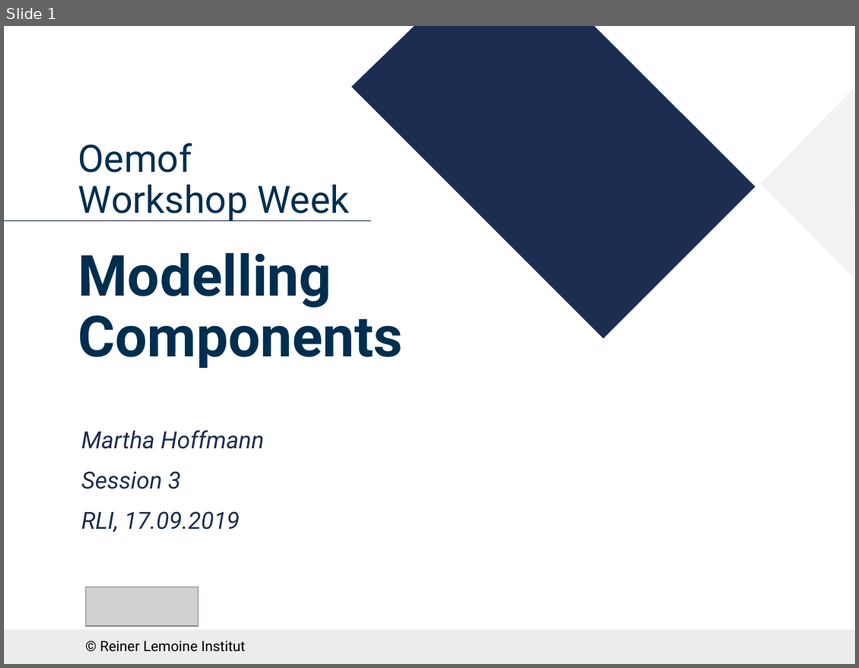
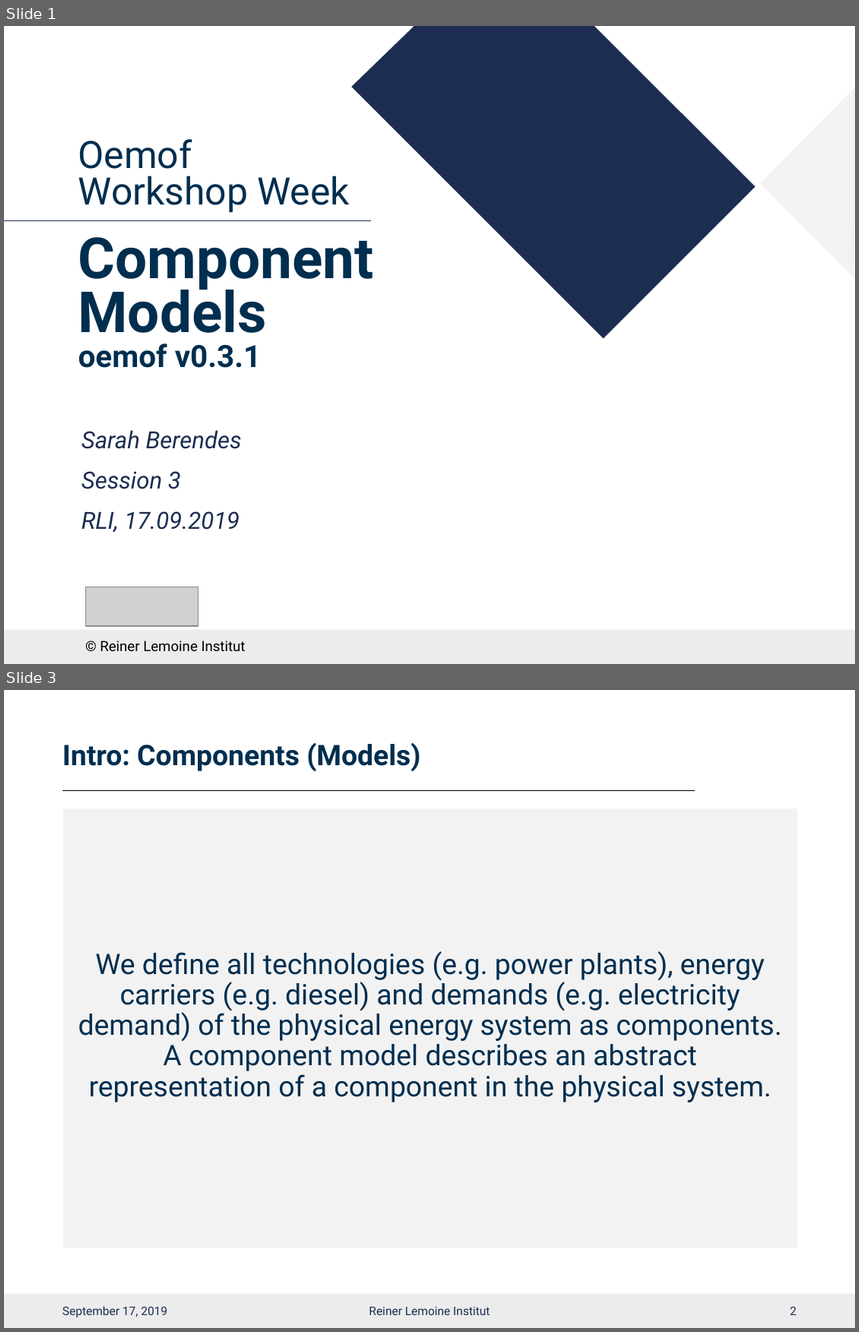
Before and after one commit to smartie2076/oemof_workshop, a slide deck: Oemof_Workshop_05_Components.pptx. Shown one above the other, each under a label of ours: slide 1 before the commit, slides 1 and 3 after it; the slides between them are not shown. The pictures are 859x668 and 859x1332 pixels, drawn with LibreOffice and Linux fonts; fonts in the diff are those of the drawing; grey boxes stand for pictures; background and template pictures are left out. Boxes give left, top, right and bottom in pixels: in the first picture for what was removed or moved away, otherwise in the second. Text is boxed around its words. In the diff, an @@ line names an element or a change of style, - is before the commit and + after.

Commit message:
model_components workshop material is uploaded

```diff
--- a/Oemof_Workshop_05_Components.pptx
+++ b/Oemof_Workshop_05_Components.pptx
@@ slide 3 added at [4,690,855,1328], background #FFFFFF; not listed: 1 template element that a slide beside it also shows @@
@@ title added at [63,742,420,771], 24 pt, text #002E4F, bold @@
+Intro: Components (Models)
@@ line added from (63, 790) to (694, 790), #000000 0.5 pt @@
@@ text added at [63,809,797,1249], fill #F2F2F2, 24 pt, text #002E4F @@
+We define all technologies (e.g. power plants), energy carriers (e.g. diesel) and demands (e.g. electricity demand) of the physical energy system as components. A component model describes an abstract representation of a component in the physical system.
@@ text added at [63,1306,167,1318], 10 pt, text #1C2D51 @@
+September 17, 2019
@@ text added at [369,1307,490,1315], 10 pt, text #1C2D51 @@
+Reiner Lemoine Institut
@@ page number added at [790,1307,797,1315], 10 pt, text #1C2D51 @@
+2
@@ slide 1 changed as well @@
@@ text at [78,139,374,368]: text changed; size 48 to 32 pt @@
-Oemof
-Workshop Week
-Modelling Components
+Oemof
+Workshop Week
+Component Models
+oemof v0.3.1
@@ subtitle at [82,430,242,449]: text changed @@
-Martha Hoffmann
+Sarah Berendes
```
Also in this commit, not shown: 2 other slides changed, 18 other slides added, 3 slides removed, 5 other files.
